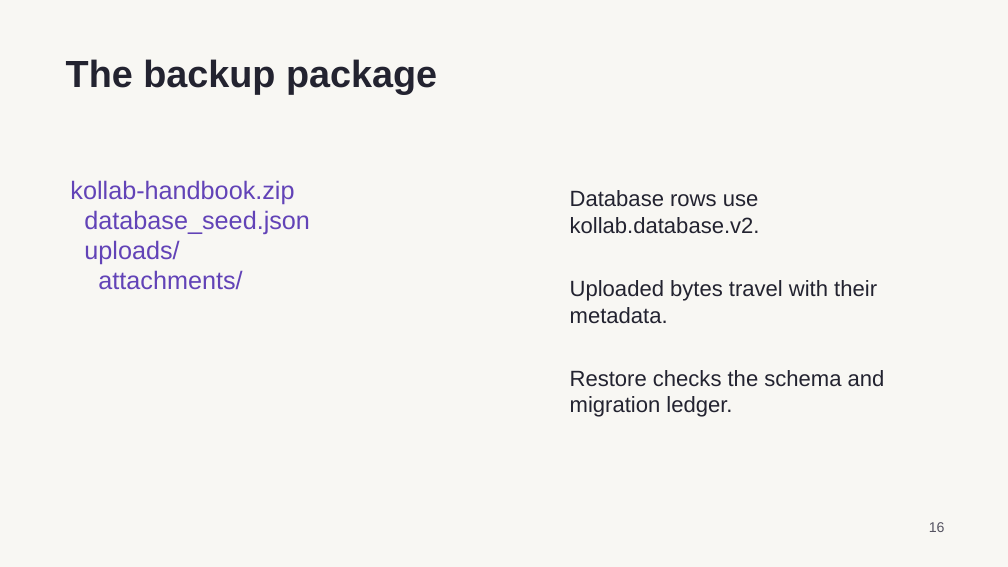
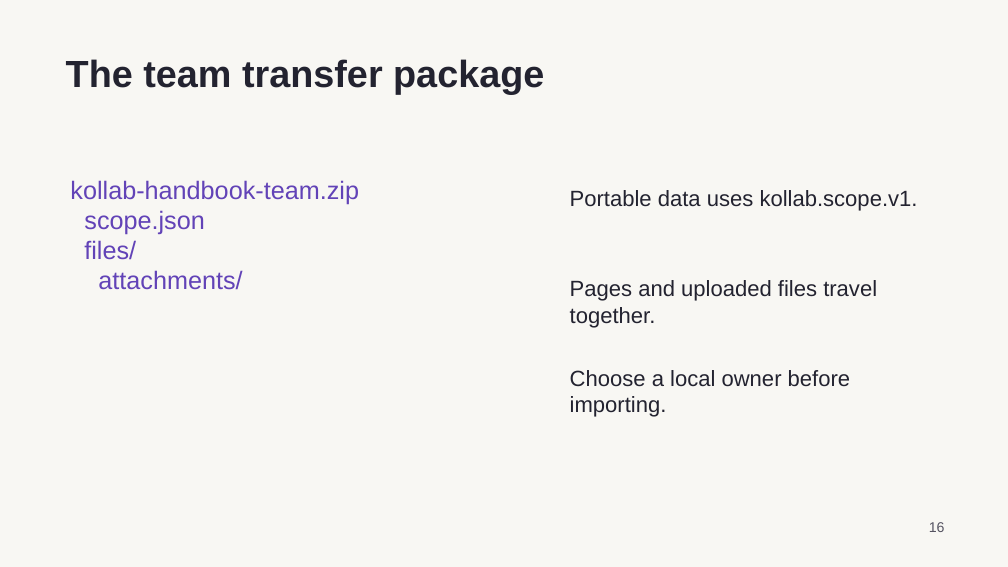
Before and after one commit to WTIGER001/kollab, a slide deck: slide 16 of examples/kollab-team/assets/Kollab Capabilities.pptx. Drawn at 1008x567 pixels with LibreOffice and Linux fonts; fonts in the diff are those of the drawing. Boxes give left, top, right and bottom in pixels: in the first picture for what was removed or moved away, otherwise in the second. Text is boxed around its words. In the diff, an @@ line names an element or a change of style, - is before the commit and + after.

Commit message:
Add portable team transfers and startup recovery

```diff
--- a/examples/kollab-team/assets/Kollab Capabilities.pptx
+++ b/examples/kollab-team/assets/Kollab Capabilities.pptx
@@ text at box(66, 59, 544, 94): text changed @@
-The backup package
+The team transfer package
@@ text at box(70, 180, 359, 260): text changed @@
-kollab-handbook.zip
-database_seed.json
-uploads/
+kollab-handbook-team.zip
+scope.json
+files/
@@ text at box(570, 190, 918, 211): text changed @@
-Database rows use kollab.database.v2.
+Portable data uses kollab.scope.v1.
@@ text at box(570, 280, 877, 328): text changed @@
-Uploaded bytes travel with their metadata.
+Pages and uploaded files travel together.
@@ text at box(570, 370, 850, 417): text changed @@
-Restore checks the schema and migration ledger.
+Choose a local owner before importing.
```
Also in this commit, not shown: 2 other slides changed, 49 other files.
